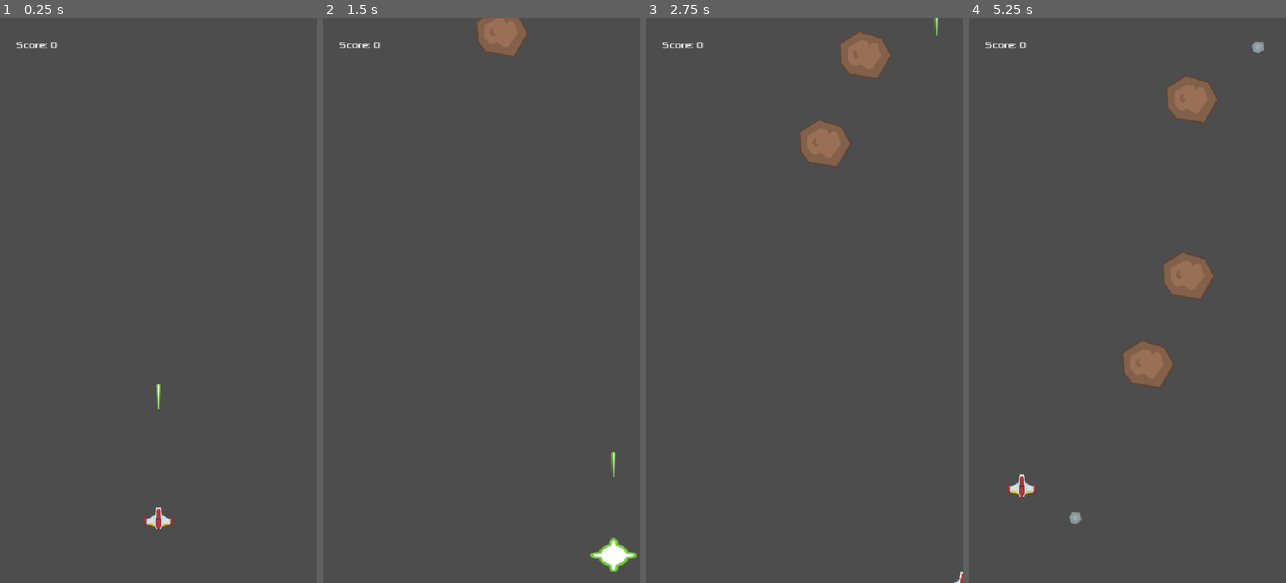
Above: before the commit, frames 1-4 (left to right).
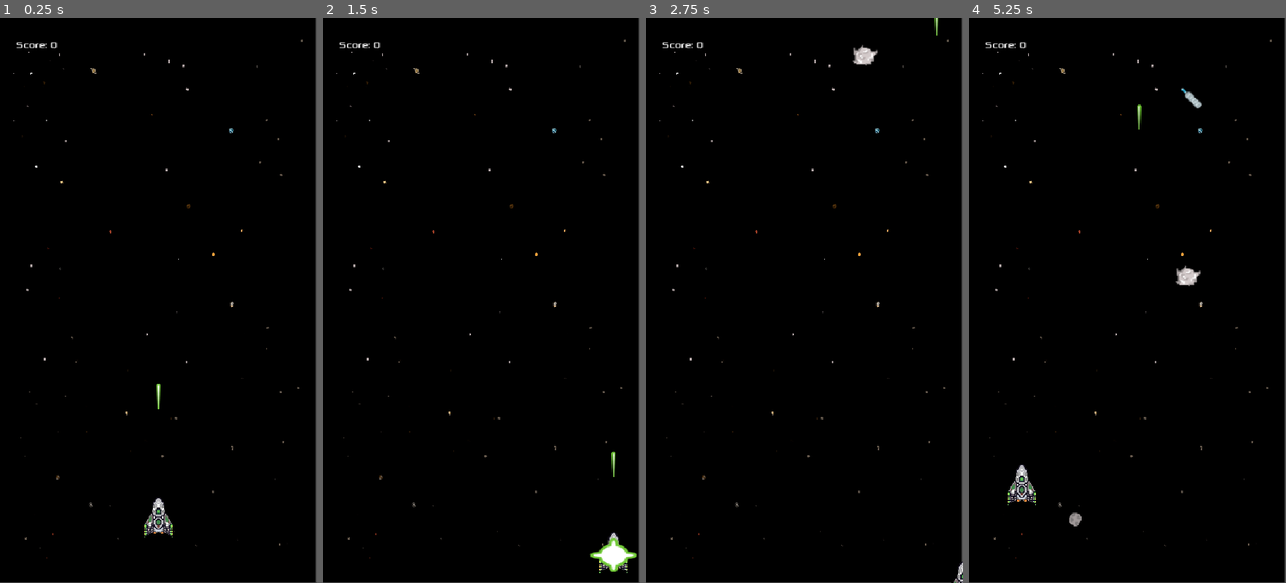
Above: after the commit, the same moments.

Repository: patsygibson/the_space_waste_game
Game: Godot game, scene res://scenes/main.tscn
Two runs of this game, one before a commit and one after it. Both use one fixed random seed, a clock stepped at 60 frames per second and the inputs below.
Inputs:
- Up to frame 1 (0.25 s): no input
- Up to frame 2 (1.5 s): tap Enter at 0.5 s; hold Right (move_right) 0.53-1.28 s; tap W (shield_activation) at 0.6 s; hold Down (move_down) from 1.28 s (still down); tap Space (shoot) at 1.35 s
- Up to frame 3 (2.75 s): release Down (move_down) at 2.03 s; hold Right (move_right) from 2.03 s (still down); tap W (shield_activation) at 2.1 s
- Up to frame 4 (5.25 s): release Right (move_right) at 2.78 s; hold Up (move_up) 2.78-3.53 s; tap Space (shoot) at 2.85, 4.35 s; hold Left (move_left) 3.53-5.03 s; tap W (shield_activation) at 3.6, 5.1 s; hold Down (move_down) from 5.03 s (still down)

The runs differ from the first frame. In frame 1, 99% of the frame differs, in the area x 0-100%, y 0-100%; in frame 2, 99%; in frame 3, 99%; in frame 4, 99%.

Commit message:
New assets added that inherit from trash
New assets added and classes: bottle and bin bag (that inherit from trash) and I simply added them to the list of arrays in the main's inspector

Diff:
--- a/scenes/asteroid.tscn
+++ b/scenes/asteroid.tscn
@@ -1,7 +1,7 @@
 [gd_scene format=3 uid="uid://c3dn5s36e51ky"]
 
 [ext_resource type="PackedScene" uid="uid://dvkg13qbh3dfe" path="res://scenes/bigbrown.tscn" id="1_akfqu"]
-[ext_resource type="Texture2D" uid="uid://c31511shc2dgf" path="res://assets/meteorGrey_med1.png" id="2_6mo6b"]
+[ext_resource type="Texture2D" uid="uid://4wrvi3nnbtal" path="res://assets/asteroid.png" id="2_6mo6b"]
 
 [node name="asteroid" unique_id=217626966 instance=ExtResource("1_akfqu")]
 scale = Vector2(0.5, 0.5)
--- a/scenes/bigbrown.tscn
+++ b/scenes/bigbrown.tscn
@@ -14,6 +14,7 @@
 hp = 3
 
 [node name="Sprite2D" type="Sprite2D" parent="." unique_id=530132345]
+scale = Vector2(3, 3)
 texture = ExtResource("2_v7c86")
 
 [node name="CollisionShape2D" type="CollisionShape2D" parent="." unique_id=2141742905]
--- /dev/null
+++ b/scenes/binbag.tscn
@@ -0,0 +1,9 @@
+[gd_scene format=3 uid="uid://cw8nnmj1ywidj"]
+
+[ext_resource type="PackedScene" uid="uid://3b1xthyrxuae" path="res://scenes/trash.tscn" id="1_xus3h"]
+[ext_resource type="Texture2D" uid="uid://blt5qqsdrbfk7" path="res://assets/binbag.png" id="2_odtvp"]
+
+[node name="binbag" unique_id=217626966 instance=ExtResource("1_xus3h")]
+
+[node name="Sprite2D" parent="." index="0" unique_id=530132345]
+texture = ExtResource("2_odtvp")
--- /dev/null
+++ b/scenes/bottle.tscn
@@ -0,0 +1,9 @@
+[gd_scene format=3 uid="uid://dg3xkc5m8iek5"]
+
+[ext_resource type="PackedScene" uid="uid://3b1xthyrxuae" path="res://scenes/trash.tscn" id="1_724mw"]
+[ext_resource type="Texture2D" uid="uid://d2kjpv8eda5rf" path="res://assets/bottle.png" id="2_qr18b"]
+
+[node name="bottle" unique_id=217626966 instance=ExtResource("1_724mw")]
+
+[node name="Sprite2D" parent="." index="0" unique_id=530132345]
+texture = ExtResource("2_qr18b")
--- a/scenes/main.tscn
+++ b/scenes/main.tscn
@@ -4,34 +4,19 @@
 [ext_resource type="PackedScene" uid="uid://dvkg13qbh3dfe" path="res://scenes/bigbrown.tscn" id="2_jyhfs"]
 [ext_resource type="PackedScene" uid="uid://dqxptlgje4sl5" path="res://scenes/player.tscn" id="2_sugp2"]
 [ext_resource type="PackedScene" uid="uid://bh6kra3wieuia" path="res://scenes/laser.tscn" id="3_sugp2"]
+[ext_resource type="PackedScene" uid="uid://dg3xkc5m8iek5" path="res://scenes/bottle.tscn" id="5_choun"]
 [ext_resource type="FontFile" uid="uid://cki8bqwisf8qh" path="res://assets/Xolonium-Regular.ttf" id="5_tefeu"]
 [ext_resource type="Script" uid="uid://hvq3hsmkunp2" path="res://scripts/score_label.gd" id="6_o6xl0"]
+[ext_resource type="PackedScene" uid="uid://cw8nnmj1ywidj" path="res://scenes/binbag.tscn" id="6_ya4ey"]
 [ext_resource type="PackedScene" uid="uid://3b1xthyrxuae" path="res://scenes/trash.tscn" id="7_o6xl0"]
 [ext_resource type="PackedScene" uid="uid://c3dn5s36e51ky" path="res://scenes/asteroid.tscn" id="8_tipki"]
 [ext_resource type="PackedScene" uid="uid://b4qa7ilesy7ly" path="res://scenes/game_over_screen.tscn" id="9_85g3d"]
+[ext_resource type="Texture2D" uid="uid://b3crovw0c1ovd" path="res://assets/background.png" id="10_eb6dy"]
 
 [node name="Main" type="Node2D" unique_id=1683689896]
 script = ExtResource("1_0wfyh")
-enemy_scenes = Array[PackedScene]([ExtResource("2_jyhfs"), ExtResource("8_tipki"), ExtResource("7_o6xl0")])
+enemy_scenes = Array[PackedScene]([ExtResource("2_jyhfs"), ExtResource("8_tipki"), ExtResource("7_o6xl0"), ExtResource("5_choun"), ExtResource("6_ya4ey")])
 metadata/_edit_vertical_guides_ = [-434.0]
-
-[node name="EnemySpawnTimer" type="Timer" parent="." unique_id=590670625]
-autostart = true
-
-[node name="Player" parent="." unique_id=1104090414 node_paths=PackedStringArray("score_label") groups=["player"] instance=ExtResource("2_sugp2")]
-position = Vector2(270, 850)
-collision_mask = 0
-score_label = NodePath("../UILayer/HUD/ScoreLabel")
-
-[node name="PlayerSpawnPos" type="Marker2D" parent="." unique_id=1460920092]
-position = Vector2(270, 850)
-
-[node name="LaserContainer" type="Node2D" parent="." unique_id=894339081]
-
-[node name="Laser" parent="LaserContainer" unique_id=836802162 instance=ExtResource("3_sugp2")]
-position = Vector2(270, 815)
-
-[node name="EnemyContainer" type="Node2D" parent="." unique_id=804151607]
 
 [node name="UILayer" type="CanvasLayer" parent="." unique_id=1455782672]
 
@@ -56,4 +41,34 @@
 [node name="GameOverScreen" parent="UILayer" unique_id=378264777 instance=ExtResource("9_85g3d")]
 visible = false
 
+[node name="ParallaxBackground" type="ParallaxBackground" parent="." unique_id=368365673]
+
+[node name="Parallax2D" type="Parallax2D" parent="ParallaxBackground" unique_id=1573332418]
+texture_repeat = 2
+
+[node name="starrybg" type="Sprite2D" parent="ParallaxBackground/Parallax2D" unique_id=1649002822]
+position = Vector2(268.00003, 478.99997)
+scale = Vector2(0.29641873, 0.3954545)
+texture = ExtResource("10_eb6dy")
+region_enabled = true
+region_rect = Rect2(0, 0, 1817.3054, 2425.6006)
+
+[node name="EnemySpawnTimer" type="Timer" parent="." unique_id=590670625]
+autostart = true
+
+[node name="Player" parent="." unique_id=1104090414 node_paths=PackedStringArray("score_label") groups=["player"] instance=ExtResource("2_sugp2")]
+position = Vector2(270, 850)
+collision_mask = 0
+score_label = NodePath("../UILayer/HUD/ScoreLabel")
+
+[node name="PlayerSpawnPos" type="Marker2D" parent="." unique_id=1460920092]
+position = Vector2(270, 850)
+
+[node name="LaserContainer" type="Node2D" parent="." unique_id=894339081]
+
+[node name="Laser" parent="LaserContainer" unique_id=836802162 instance=ExtResource("3_sugp2")]
+position = Vector2(270, 815)
+
+[node name="EnemyContainer" type="Node2D" parent="." unique_id=804151607]
+
 [connection signal="timeout" from="EnemySpawnTimer" to="." method="_on_enemy_spawn_timer_timeout"]
--- a/scenes/player.tscn
+++ b/scenes/player.tscn
@@ -1,7 +1,7 @@
 [gd_scene format=3 uid="uid://dqxptlgje4sl5"]
 
-[ext_resource type="Texture2D" uid="uid://b68u8kjedpuvo" path="res://assets/playerShip1_red.png" id="1_3vyb7"]
 [ext_resource type="Script" uid="uid://r73dvq5erpm0" path="res://scripts/player.gd" id="1_g2els"]
+[ext_resource type="Texture2D" uid="uid://duo3kg7i4fwke" path="res://assets/spaceshit.png" id="2_qhqgy"]
 [ext_resource type="Texture2D" uid="uid://bfv2bxe3xcp68" path="res://assets/laserGreen14.png" id="3_qhqgy"]
 
 [node name="Player" type="CharacterBody2D" unique_id=1104090414]
@@ -10,8 +10,8 @@
 script = ExtResource("1_g2els")
 
 [node name="Sprite2D" type="Sprite2D" parent="." unique_id=2087998052]
-scale = Vector2(0.5, 0.5)
-texture = ExtResource("1_3vyb7")
+scale = Vector2(0.3, 0.3)
+texture = ExtResource("2_qhqgy")
 
 [node name="CollisionPolygon2D" type="CollisionPolygon2D" parent="." unique_id=897270629]
 polygon = PackedVector2Array(-22, 12, -24, -3, -6, -6, -4, -19, 4, -19, 6, -6, 24, -3, 23, 12, 3, 18, -4, 18, -21, 13)
--- a/scenes/trash.tscn
+++ b/scenes/trash.tscn
@@ -2,7 +2,7 @@
 
 [ext_resource type="PackedScene" uid="uid://dvkg13qbh3dfe" path="res://scenes/bigbrown.tscn" id="1_3xixx"]
 [ext_resource type="Script" uid="uid://coqmigde0v30j" path="res://scripts/trash.gd" id="2_2cq4d"]
-[ext_resource type="Texture2D" uid="uid://b68u8kjedpuvo" path="res://assets/playerShip1_red.png" id="2_exrr5"]
+[ext_resource type="Texture2D" uid="uid://cyx71lpsg1leq" path="res://assets/plastic.png" id="3_2cq4d"]
 
 [node name="trash" unique_id=217626966 instance=ExtResource("1_3xixx")]
 script = ExtResource("2_2cq4d")
@@ -10,4 +10,5 @@
 hp = 1
 
 [node name="Sprite2D" parent="." index="0" unique_id=530132345]
-texture = ExtResource("2_exrr5")
+scale = Vector2(2, 2)
+texture = ExtResource("3_2cq4d")
--- a/scripts/main.gd
+++ b/scripts/main.gd
@@ -5,8 +5,11 @@
 @onready var timer = $EnemySpawnTimer
 @onready var enemy_container = $EnemyContainer
 @onready var gos = $UILayer/GameOverScreen
+@onready var pb = $ParallaxBackground
+
 var player = null
 var high_score = 0
+var scroll_speed = 100
 
 # Called when the node enters the scene tree for the first time.
 func _ready():
@@ -36,6 +39,8 @@
 	elif Input.is_action_just_pressed("reset"):
 		get_tree().reload_current_scene()
 
+	pb.scroll_offset.y = _delta *scroll_speed
+
 func _on_player_laser_shot(laser_scene, location):
 	var laser = laser_scene.instantiate()
 	laser.global_position = location
Binary file added: assets/asteroid.png
Not shown, added: assets/asteroid.png.import
Binary file changed: assets/bigbrown.png
Binary file added: assets/binbag.png
Not shown, added: assets/binbag.png.import
Binary file added: assets/bottle.png
Not shown, added: assets/bottle.png.import
Binary file added: assets/plastic.png
Not shown, added: assets/plastic.png.import
Binary file added: assets/spaceshit.png
Not shown, added: assets/spaceshit.png.import
